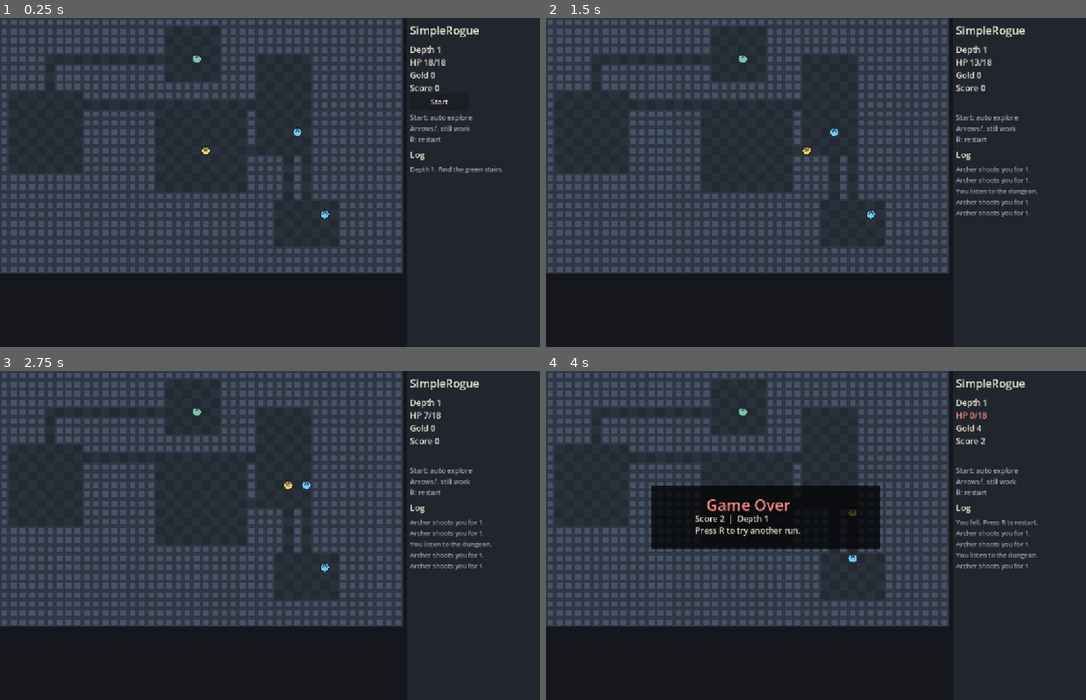
Above: before the commit, frames 1-4 (two rows, left to right).
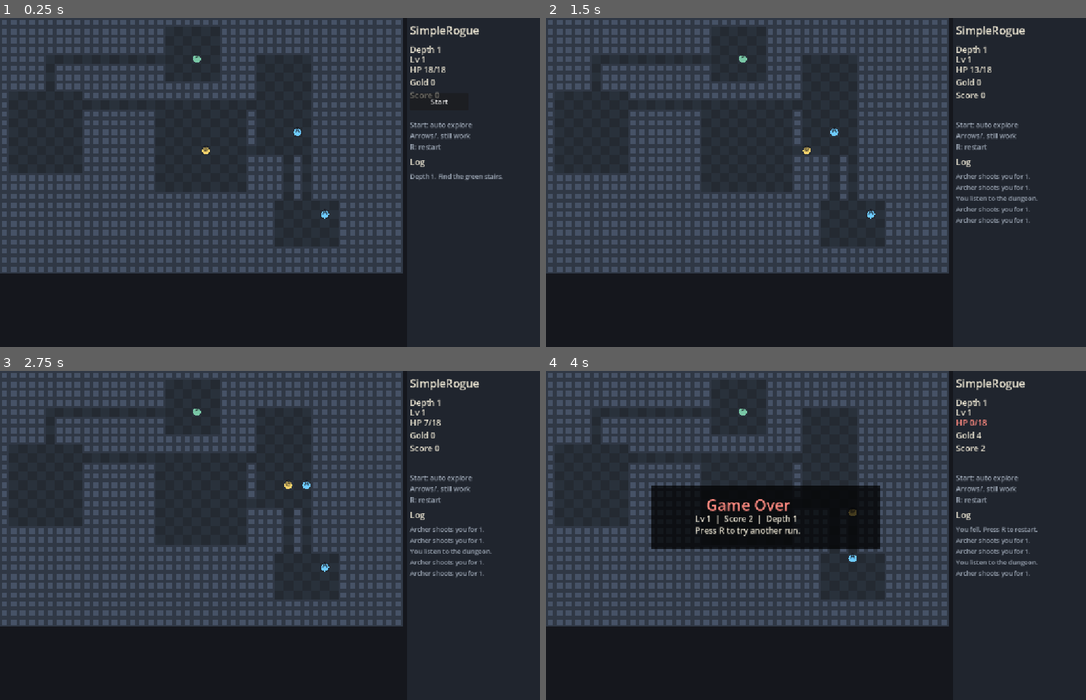
Above: after the commit, the same moments.

Repository: torafugu/anarogue
Game: Godot game, scene res://scenes/main.tscn
The game is run twice, just before and just after one commit, with the same random seed, the same clock (stepped at 60 frames per second) and the same inputs.
Inputs:
- Up to frame 1 (0.25 s): no input
- Up to frame 2 (1.5 s): click "Start" at 0.5 s; hold Right (move_right) from 1.28 s (still down); tap . (wait_turn) at 1.35 s
- Up to frame 3 (2.75 s): release Right (move_right) at 2.03 s; hold Down (move_down) from 2.03 s (still down); tap . (wait_turn) at 2.1 s
- Up to frame 4 (4 s): release Down (move_down) at 2.78 s; hold Right (move_right) 2.78-3.53 s; tap . (wait_turn) at 2.85, 3.6 s; hold Up (move_up) from 3.53 s (still down)

The runs differ from the first frame. In frame 1, 1.3% of the frame differs, in the area x 75-94%, y 11-50%; in frame 2, 2.1%; in frame 3, 2.0%; in frame 4, 2.3%, in the area x 27-92%, y 11-63%.

Commit message:
Level system was added

Diff:
--- a/scripts/main.gd
+++ b/scripts/main.gd
@@ -40,6 +40,8 @@
 	"attack": 5,
 	"gold": 0,
 	"score": 0,
+	"level": 1,
+	"xp": 0,
 	"depth": 1,
 }
 var stairs_pos := Vector2i.ZERO
@@ -110,6 +112,8 @@
 	player["hp"] = player["max_hp"]
 	player["gold"] = 0
 	player["score"] = 0
+	player["level"] = 1
+	player["xp"] = 0
 	player["depth"] = 1
 	turn_count = 0
 	auto_turn_elapsed = 0.0
@@ -387,6 +391,9 @@
 		var gold := rng.randi_range(1, 4)
 		player["gold"] = player["gold"] + gold
 		player["score"] += 2
+		var xp_gain := 5 if enemy["type"] == "archer" else 3
+		player["xp"] += xp_gain
+		check_level_up()
 		log_battle_result("enemy_defeated", {
 			"enemy_pos": vector_to_log(enemy_pos),
 			"damage": player["attack"],
@@ -403,6 +410,17 @@
 			"enemy_hp_after": enemy["hp"],
 		})
 		add_message("You hit the enemy.")
+
+func check_level_up() -> void:
+	var xp_needed: int = player["level"] * 8
+	while player["xp"] >= xp_needed:
+		player["xp"] -= xp_needed
+		player["level"] += 1
+		player["max_hp"] += 2
+		player["hp"] = mini(player["hp"] + 2, player["max_hp"])
+		player["attack"] += 1
+		xp_needed = player["level"] * 8
+		add_message("Level up! Now level %d." % player["level"])
 
 func run_enemy_turn() -> void:
 	for i in range(enemies.size()):
@@ -660,21 +678,22 @@
 
 	draw_string(font, Vector2(hud_x, 36), "SimpleRogue", HORIZONTAL_ALIGNMENT_LEFT, -1, 24, COLORS["text"])
 	draw_string(font, Vector2(hud_x, 76), "Depth %d" % player["depth"], HORIZONTAL_ALIGNMENT_LEFT, -1, 18, COLORS["text"])
-	draw_string(font, Vector2(hud_x, 104), "HP %d/%d" % [player["hp"], player["max_hp"]], HORIZONTAL_ALIGNMENT_LEFT, -1, 18, COLORS["danger"] if player["hp"] <= 6 else COLORS["text"])
-	draw_string(font, Vector2(hud_x, 132), "Gold %d" % player["gold"], HORIZONTAL_ALIGNMENT_LEFT, -1, 18, COLORS["text"])
-	draw_string(font, Vector2(hud_x, 160), "Score %d" % player["score"], HORIZONTAL_ALIGNMENT_LEFT, -1, 18, COLORS["text"])
-
-	draw_string(font, Vector2(hud_x, 224), "Start: auto explore", HORIZONTAL_ALIGNMENT_LEFT, -1, 15, COLORS["muted"])
-	draw_string(font, Vector2(hud_x, 248), "Arrows/. still work", HORIZONTAL_ALIGNMENT_LEFT, -1, 15, COLORS["muted"])
-	draw_string(font, Vector2(hud_x, 272), "R: restart", HORIZONTAL_ALIGNMENT_LEFT, -1, 15, COLORS["muted"])
-
-	draw_string(font, Vector2(hud_x, 306), "Log", HORIZONTAL_ALIGNMENT_LEFT, -1, 18, COLORS["text"])
+	draw_string(font, Vector2(hud_x, 98), "Lv %d" % player["level"], HORIZONTAL_ALIGNMENT_LEFT, -1, 18, COLORS["text"])
+	draw_string(font, Vector2(hud_x, 120), "HP %d/%d" % [player["hp"], player["max_hp"]], HORIZONTAL_ALIGNMENT_LEFT, -1, 18, COLORS["danger"] if player["hp"] <= 6 else COLORS["text"])
+	draw_string(font, Vector2(hud_x, 148), "Gold %d" % player["gold"], HORIZONTAL_ALIGNMENT_LEFT, -1, 18, COLORS["text"])
+	draw_string(font, Vector2(hud_x, 176), "Score %d" % player["score"], HORIZONTAL_ALIGNMENT_LEFT, -1, 18, COLORS["text"])
+
+	draw_string(font, Vector2(hud_x, 240), "Start: auto explore", HORIZONTAL_ALIGNMENT_LEFT, -1, 15, COLORS["muted"])
+	draw_string(font, Vector2(hud_x, 264), "Arrows/. still work", HORIZONTAL_ALIGNMENT_LEFT, -1, 15, COLORS["muted"])
+	draw_string(font, Vector2(hud_x, 288), "R: restart", HORIZONTAL_ALIGNMENT_LEFT, -1, 15, COLORS["muted"])
+
+	draw_string(font, Vector2(hud_x, 322), "Log", HORIZONTAL_ALIGNMENT_LEFT, -1, 18, COLORS["text"])
 	for i in range(messages.size()):
-		draw_string(font, Vector2(hud_x, 336 + i * 24), messages[i], HORIZONTAL_ALIGNMENT_LEFT, -1, 14, COLORS["muted"])
+		draw_string(font, Vector2(hud_x, 352 + i * 24), messages[i], HORIZONTAL_ALIGNMENT_LEFT, -1, 14, COLORS["muted"])
 
 func draw_game_over() -> void:
 	var rect := Rect2(230, 250, 500, 140)
 	draw_rect(rect, Color(0, 0, 0, 0.72))
 	draw_string(font, Vector2(350, 306), "Game Over", HORIZONTAL_ALIGNMENT_LEFT, -1, 34, COLORS["danger"])
-	draw_string(font, Vector2(326, 330), "Score %d  |  Depth %d" % [player["score"], player["depth"]], HORIZONTAL_ALIGNMENT_LEFT, -1, 18, COLORS["text"])
+	draw_string(font, Vector2(326, 330), "Lv %d  |  Score %d  |  Depth %d" % [player["level"], player["score"], player["depth"]], HORIZONTAL_ALIGNMENT_LEFT, -1, 18, COLORS["text"])
 	draw_string(font, Vector2(326, 356), "Press R to try another run.", HORIZONTAL_ALIGNMENT_LEFT, -1, 18, COLORS["text"])
--- a/scripts/player.gd
+++ b/scripts/player.gd
@@ -25,7 +25,7 @@
 		return
 
 	game_manager.turn_count += 1
-	var enemy_index := game_manager.enemy_at(target)
+	var enemy_index = game_manager.enemy_at(target)
 	if enemy_index != -1:
 		game_manager.log_user_action("attack", "enemy_targeted", {
 			"direction": vector_to_log(direction),
Not shown, changed: README.md
